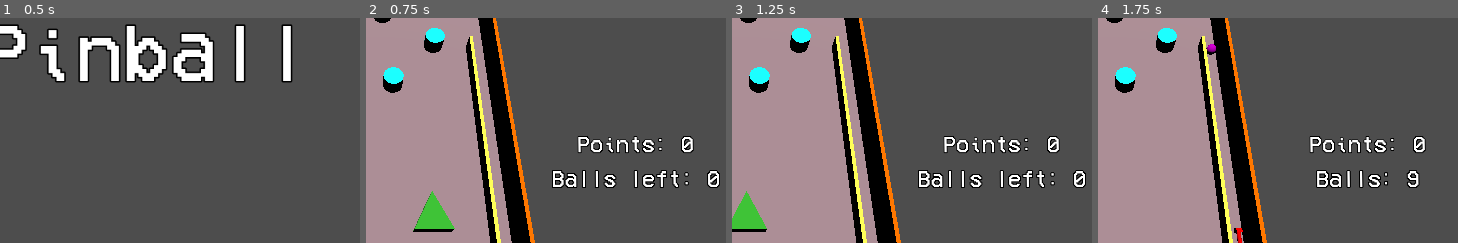
Above: before the commit, frames 1-4 (left to right).
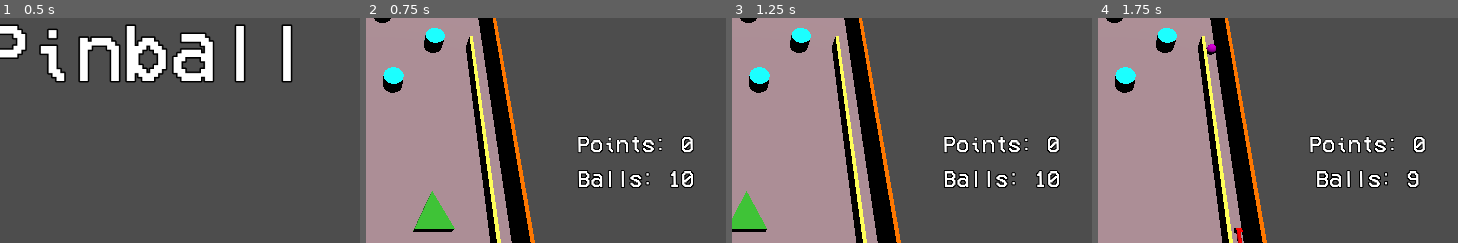
Above: after the commit, the same moments.

Repository: DrOtter3000/chaospinball
Game: Godot game, scene res://menu.tscn
Same seed, same stepped clock (60 frames per second), same inputs: the game is played once before the commit and once after it.
Inputs:
- Up to frame 1 (0.5 s): no input
- Up to frame 2 (0.75 s): click "Start Game" at 0.5 s
- Up to frame 3 (1.25 s): no input
- Up to frame 4 (1.75 s): tap Enter (newball) at 1.25 s; hold D (right) from 1.28 s (still down); hold Space (fire) from 1.28 s (still down)
The pictures show only the part of the screen within x 50-100%, y 10-60%; the shares and areas given below are measured in that part.

Frame 1 is identical in both runs. In frame 2, 2.1% of the frame differs, in the area x 51-99%, y 67-76%; in frame 3, 2.1%; in frame 4, less than 0.1%.

Commit message:
fix ball counter

Diff:
--- a/game.gd
+++ b/game.gd
@@ -4,8 +4,7 @@
 @export var newBall :PackedScene
 
 
-func ready():
-	print("ready")
+func _ready():
 	get_tree().call_group("GUI", "update_LblBalls")
 
 
